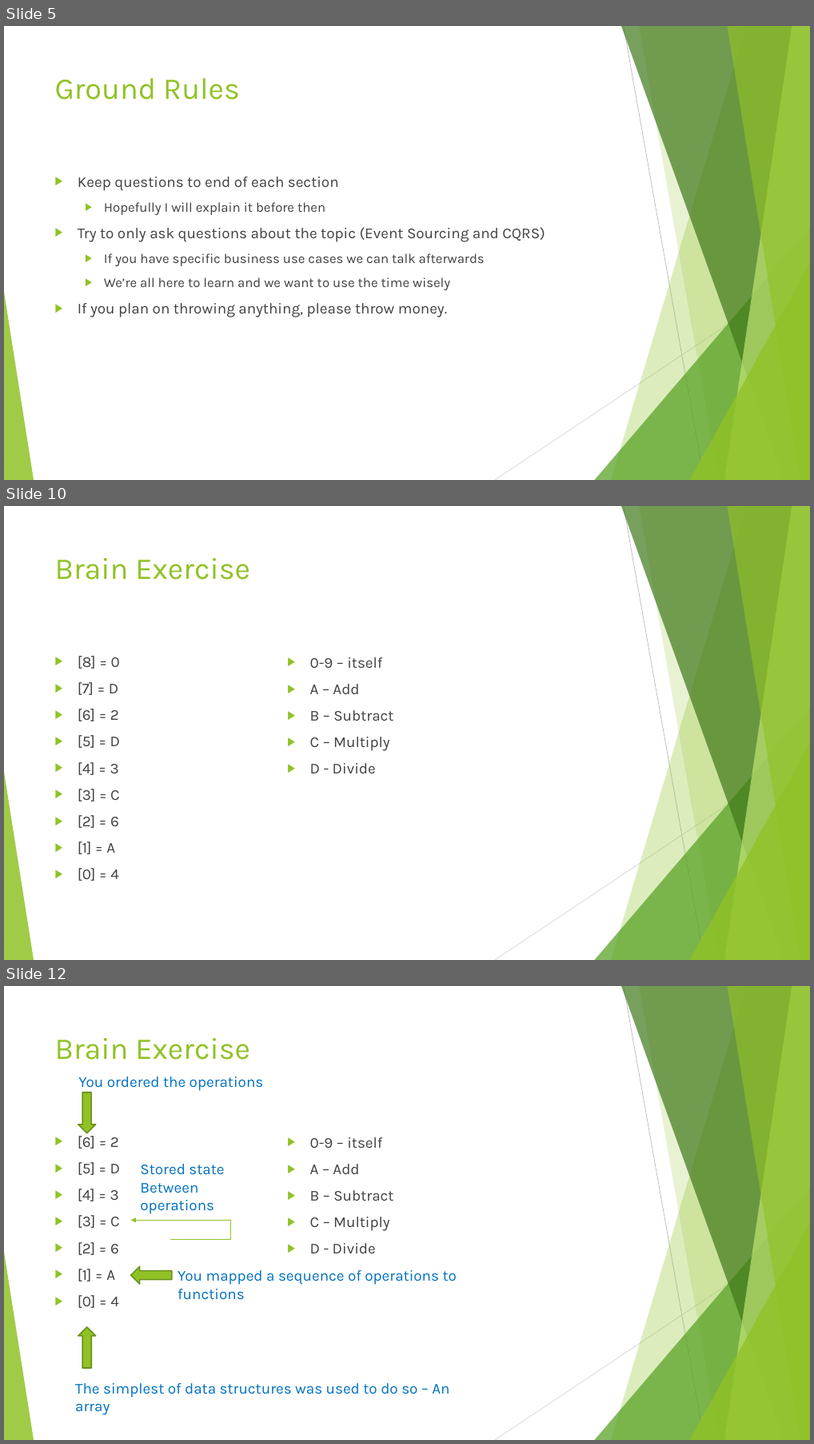
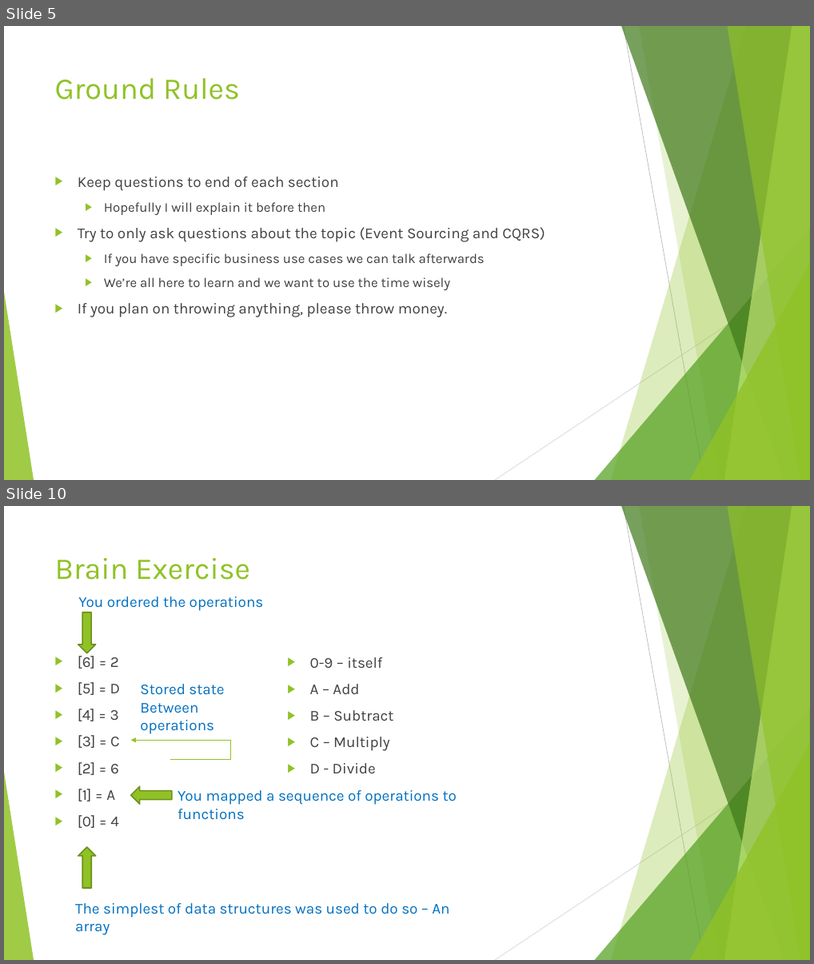
Before and after one commit to cberthold/presentations, a slide deck: 2020-02-13_Introduction_to_Event_Sourcing_and_CQRS/Introduction to CQRS and Event Sourcing.pptx. Shown one above the other, each under a label of ours: slides 5, 10 and 12 before the commit, slides 5 and 10 after it; the slides between them are not shown. The pictures are 814x1444 and 814x964 pixels, drawn with LibreOffice and Linux fonts; fonts in the diff are those of the drawing. Boxes give left, top, right and bottom in pixels: in the first picture for what was removed or moved away, otherwise in the second. Text is boxed around its words. In the diff, an @@ line names an element or a change of style, - is before the commit and + after.

```diff
--- a/2020-02-13_Introduction_to_Event_Sourcing_and_CQRS/Introduction to CQRS and Event Sourcing.pptx
+++ b/2020-02-13_Introduction_to_Event_Sourcing_and_CQRS/Introduction to CQRS and Event Sourcing.pptx
@@ slide 10 removed at [4,506,810,960], background #FFFFFF; not listed: 10 template elements that a slide beside it also shows @@
@@ title removed at [55,558,250,580] @@
-Brain Exercise
@@ text removed at [78,656,120,880] @@
-▶ [8] = 0
-▶ [7] = D
-▶ [6] = 2
-▶ [5] = D
-▶ [4] = 3
-▶ [3] = C
-▶ [2] = 6
-▶ [1] = A
-▶ [0] = 4
@@ text removed at [310,657,394,773] @@
-▶ 0-9 – itself
-▶ A – Add
-▶ B – Subtract
-▶ C – Multiply
-▶ D - Divide
@@ what was slide 12 is now slide 10 @@
```
Also in this commit, not shown: 5 slides changed, 1 other slide removed.
